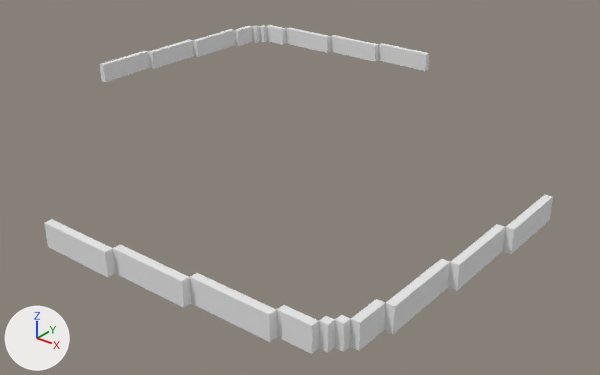
Before and after pictures for a commit that changed the OBJ model Godot/tanks-of-freedom-ii/assets/gui/markers/tile_box.obj.
One viewpoint serves both versions: a camera (50 mm lens) standing at (7.05, -8.43, 4.73) and looking at (0.42, -0.14, -0.41). Lighting does not change. The marker at lower left points along +X, +Y and +Z. Where no turn or scale is listed for an object, it has been applied to the vertices.

The first picture shows 'Untitled'.
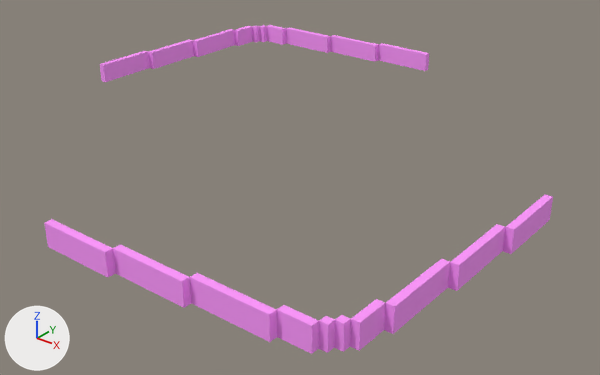
Boxes (x1, y1, x2, y2) around the edits, measured in the pictures (600 x 375 px):
'Untitled', surface changed (grey to pink): (44, 25, 553, 354) in both

Diff of the bpy script that builds the scene:
```diff
--- a/Godot/tanks-of-freedom-ii/assets/gui/markers/tile_box.obj.py
+++ b/Godot/tanks-of-freedom-ii/assets/gui/markers/tile_box.obj.py
@@ img_tile_box_png @@
+img_tile_box_png = load_image('tile_box.png', 'tile_box.png', 256, 1, 'sRGB')
@@ mat_palette @@
 mat_palette = principled_material('palette')
-mat_palette.base_color = (0.8, 0.8, 0.8)  # white #e7e7e7
+mat_palette.texture = img_tile_box_png
 mat_palette.roughness = 1.0
```
